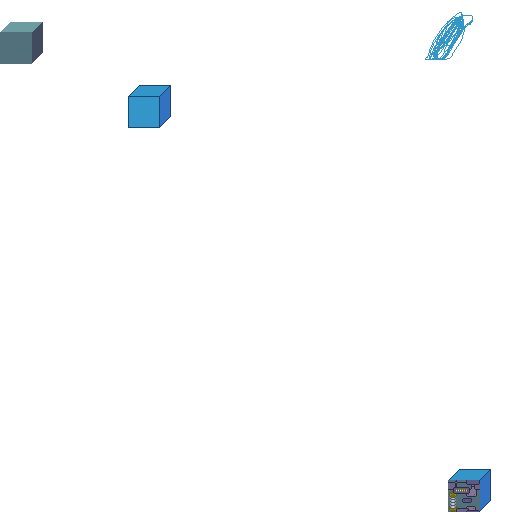
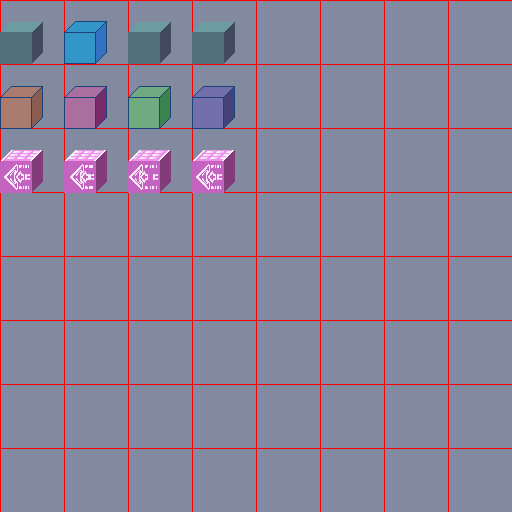
Layers edited between the first and the second 512 × 512 image:
added layer "Layer 6" above "Tiles-2.5D" over (x1=0, y1=86, x2=235, y2=193)
painted on "Tiles-2.5D" over (x1=64, y1=12, x2=491, y2=512)
showed "grid" over (x1=0, y1=0, x2=512, y2=512)
showed "Background" over (x1=0, y1=0, x2=512, y2=512)
